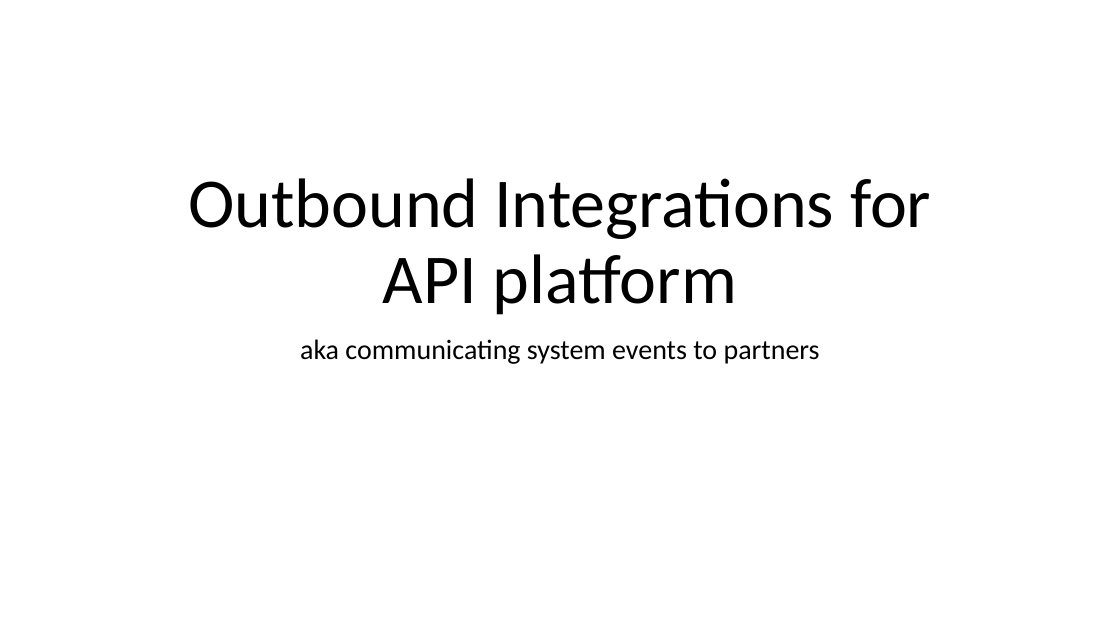
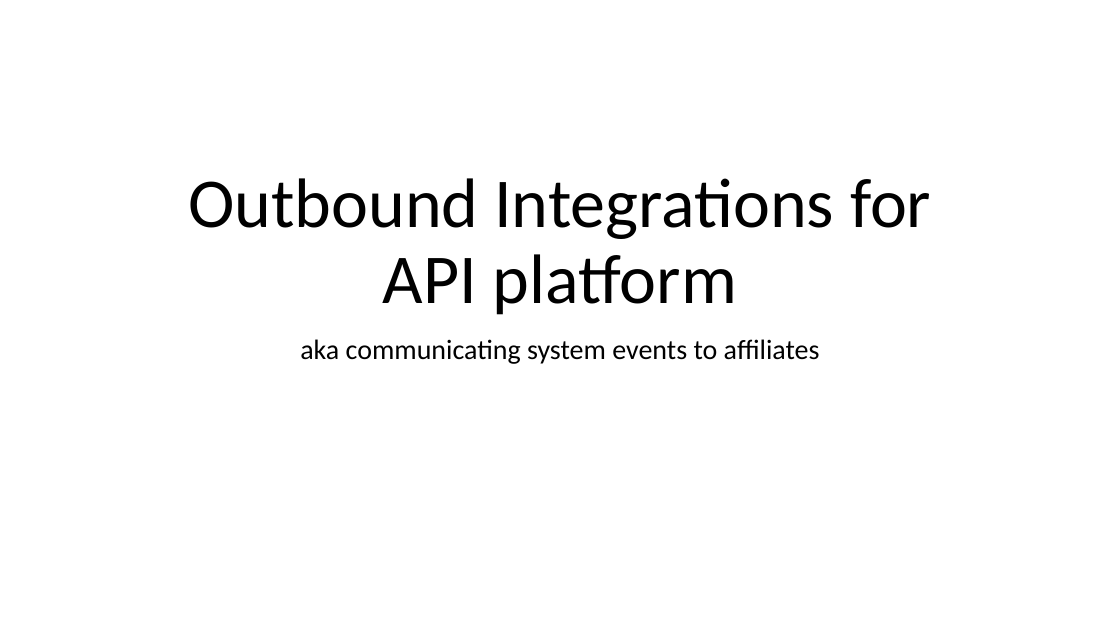
Before and after one commit to sujayathavale/outboundIntegrations, a slide deck: slide 1 of Outbound Integrations.pptx. Drawn at 1120x630 pixels with LibreOffice and Linux fonts; fonts in the diff are those of the drawing. Boxes give left, top, right and bottom in pixels: in the first picture for what was removed or moved away, otherwise in the second. Text is boxed around its words. In the diff, an @@ line names an element or a change of style, - is before the commit and + after.

Commit message:
Renamed partner to affiliate

```diff
--- a/Outbound Integrations.pptx
+++ b/Outbound Integrations.pptx
@@ subtitle at (x1=300, y1=339, x2=820, y2=364): text changed @@
-aka communicating system events to partners
+aka communicating system events to affiliates
```
Also in this commit, not shown: 7 other slides changed.
